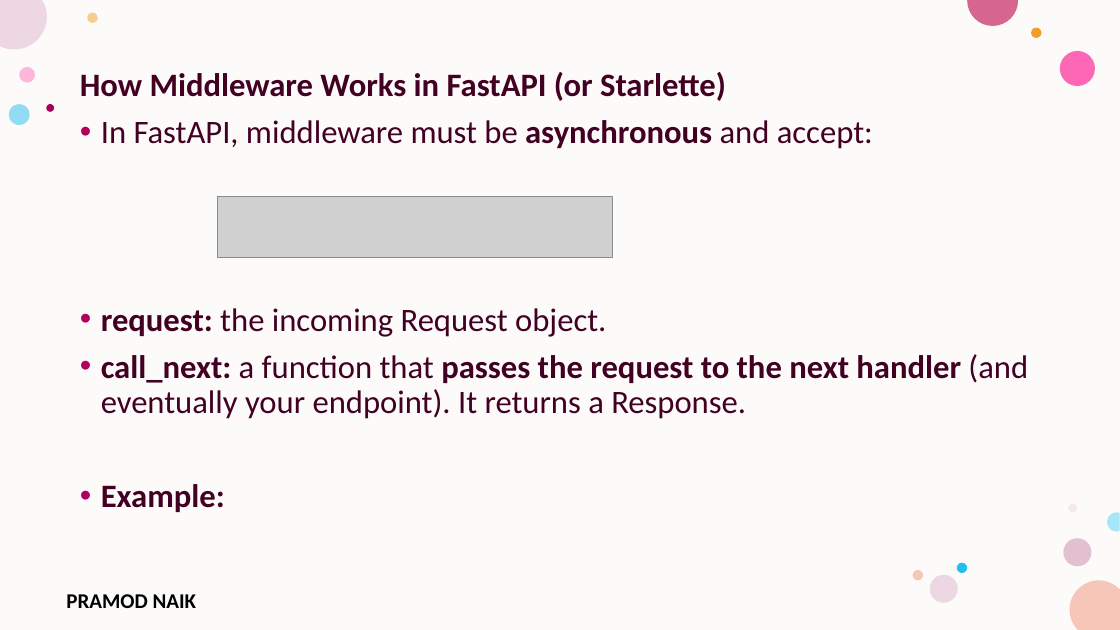
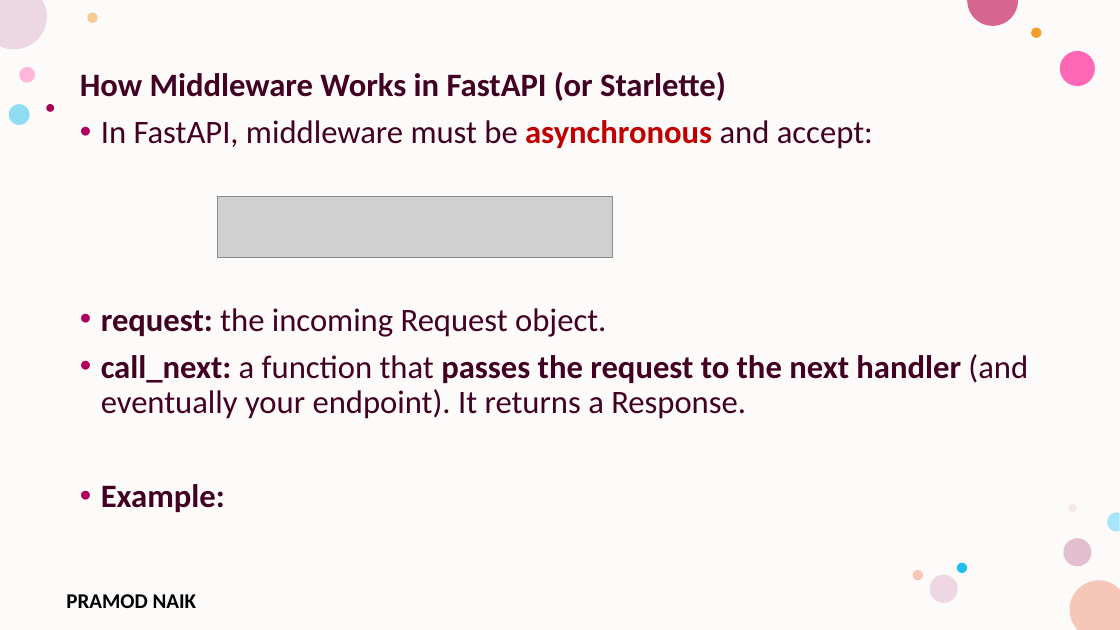
Before and after one commit to PRAMODNAIK-DEV/Backend-Dev-using-Python-FastAPI, a slide deck: slide 27 of FastAPI/FastAPI- Intermediate.pptx (slide 26 before the commit). Drawn at 1120x630 pixels with LibreOffice and Linux fonts; fonts in the diff are those of the drawing; grey boxes stand for pictures; background and template pictures are left out. Boxes give left, top, right and bottom in pixels: in the first picture for what was removed or moved away, otherwise in the second. Text is boxed around its words. In the diff, an @@ line names an element or a change of style, - is before the commit and + after.

```diff
--- a/FastAPI/FastAPI- Intermediate.pptx
+++ b/FastAPI/FastAPI- Intermediate.pptx
@@ text at bbox=[101, 120, 873, 149]: text colour #420023 to #C00000 in "asynchronous" @@
```
Also in this commit, not shown: 5 other slides changed, 10 slides added, 5 other files.
